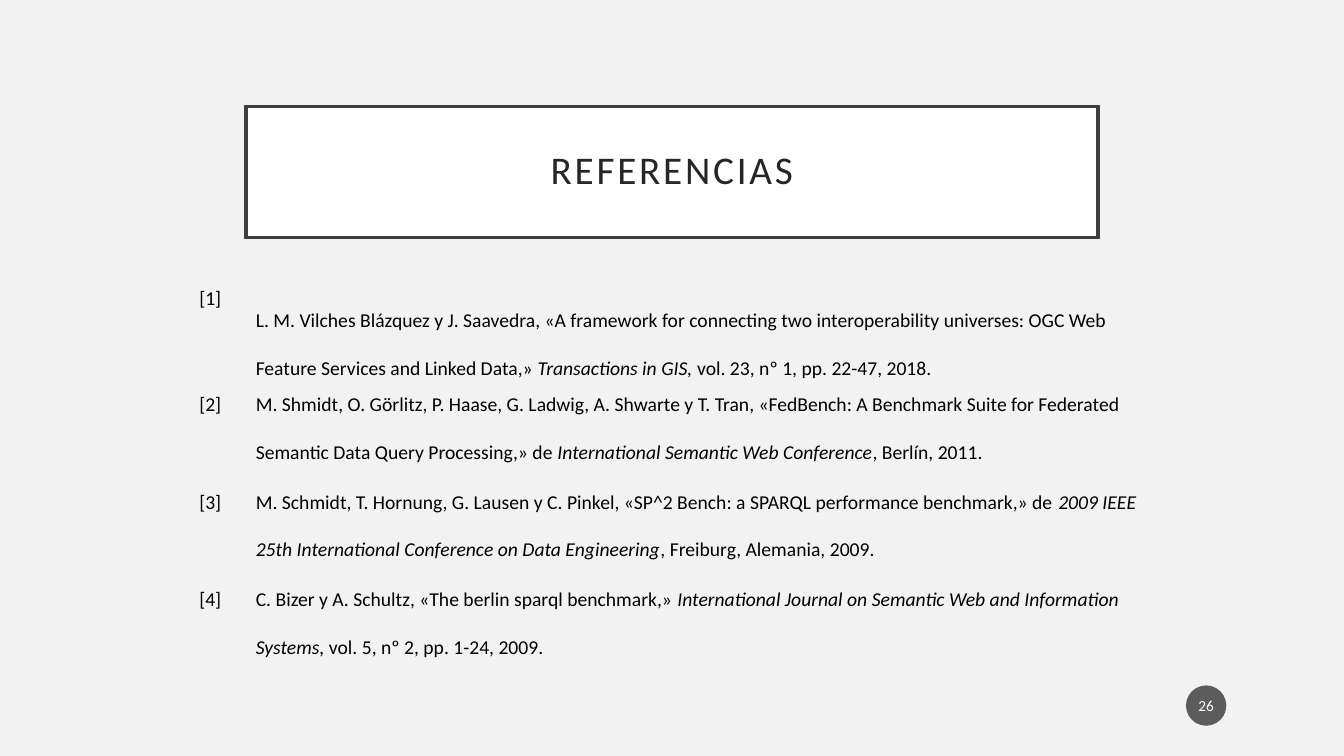
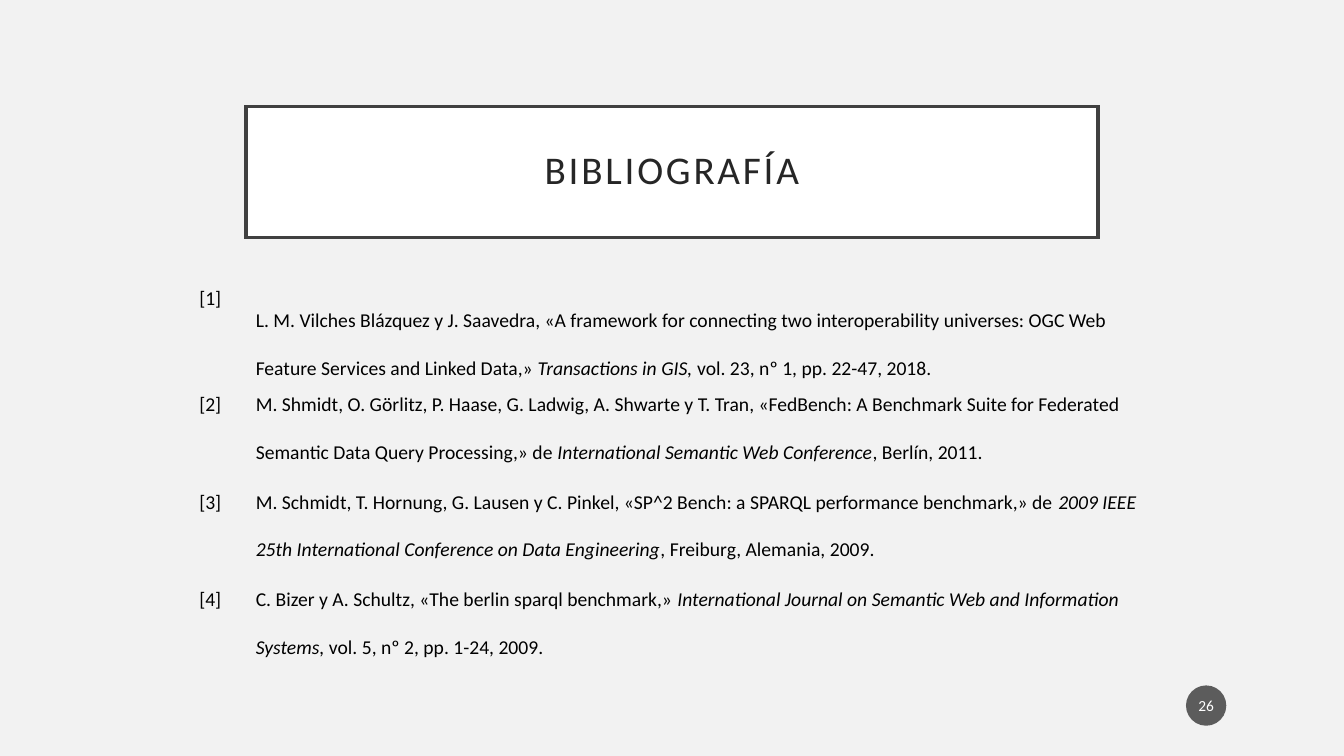
Before and after one commit to Osw1997/Proyecto-Terminal-1, a slide deck: slide 26 of Final/Presentacion.pptx. Drawn at 1344x756 pixels with LibreOffice and Linux fonts; fonts in the diff are those of the drawing. Boxes give left, top, right and bottom in pixels: in the first picture for what was removed or moved away, otherwise in the second. Text is boxed around its words. In the diff, an @@ line names an element or a change of style, - is before the commit and + after.

```diff
--- a/Final/Presentacion.pptx
+++ b/Final/Presentacion.pptx
@@ title at <box>545,151,799,185</box>: text changed @@
-REFERENCIAS
+BIBLIOGRAFÍA
```
Also in this commit, not shown: 11 other slides changed, 10 slides added.
